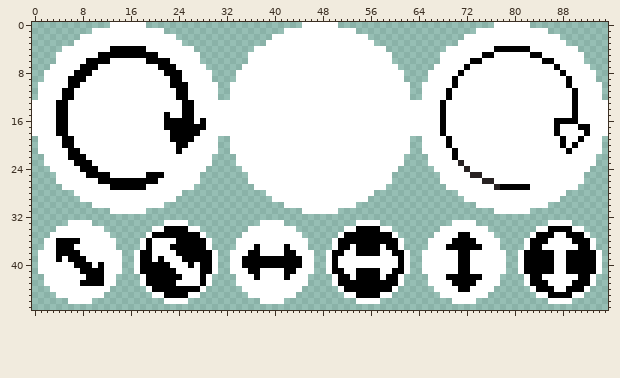
Edited in one commit: pixel-art file (assets/gui/rect_buttons.aseprite). This is how it looked before the edit.
96x48 pixels, 1 frame.
The same view after the edit:
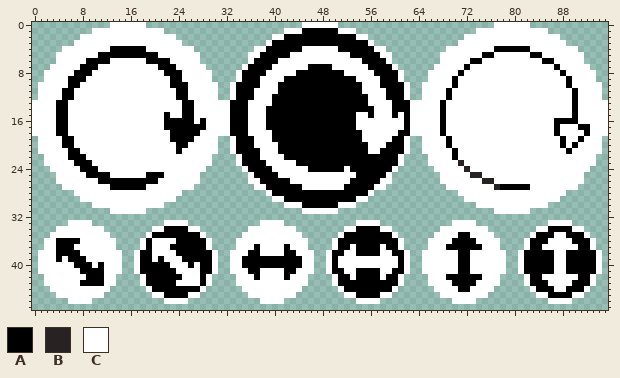
Palette (. is transparent): A #000000  B #282222  C #ffffff
Change:
layer "Layer 4" now shown
Layer "Layer 4":
Colour C becomes colour A in row 1 at x 45 to 50; in row 2 at x 42 to 53; in row 3 at x 40 to 55; in row 4 at x 39 to 44 and 51 to 56; in row 5 at x 38 to 42 and 53 to 57; in row 6 at x 37 to 40 and 55 to 58.
Colour C becomes colour A in row 7 at x 36 to 39, 46 to 49 and 56 to 59; in row 8 at x 35 to 38, 44 to 51 and 57 to 60; in row 9 at x 35 to 37, 42 to 53 and 58 to 60; in row 10 at x 34 to 37, 41 to 54 and 58 to 61; in row 11 at x 34 to 36, 41 to 54 and 59 to 61; in row 12 at x 34 to 36, 40 to 55 and 59 to 61.
Colour C becomes colour A in row 13 at x 33 to 35, 40 to 55 and 60 to 62; in row 14 at x 33 to 35, 39 to 56 and 60 to 62; in row 15 at x 33 to 35, 39 to 53, 56, 60 and 62; in rows 16 to 17 at x 33 to 35, 39 to 53 and 62; in row 18 at x 33 to 35, 40 to 54 and 61 to 62; in row 19 at x 34 to 36, 40 to 54 and 60 to 61.
Colour C becomes colour A in row 20 at x 34 to 36, 41 to 55 and 59 to 61; in row 21 at x 34 to 37, 41 to 55 and 58 to 61; in row 22 at x 35 to 37 and 42 to 60; in row 23 at x 35 to 38 and 44 to 60; in row 24 at x 36 to 39, 46 to 51 and 53 to 59; in row 25 at x 37 to 40 and 54 to 58.
Colour C becomes colour A in row 26 at x 38 to 42 and 53 to 57; in row 27 at x 39 to 44 and 52 to 56; in row 28 at x 40 to 55; in row 29 at x 42 to 53; in row 30 at x 45 to 50.
